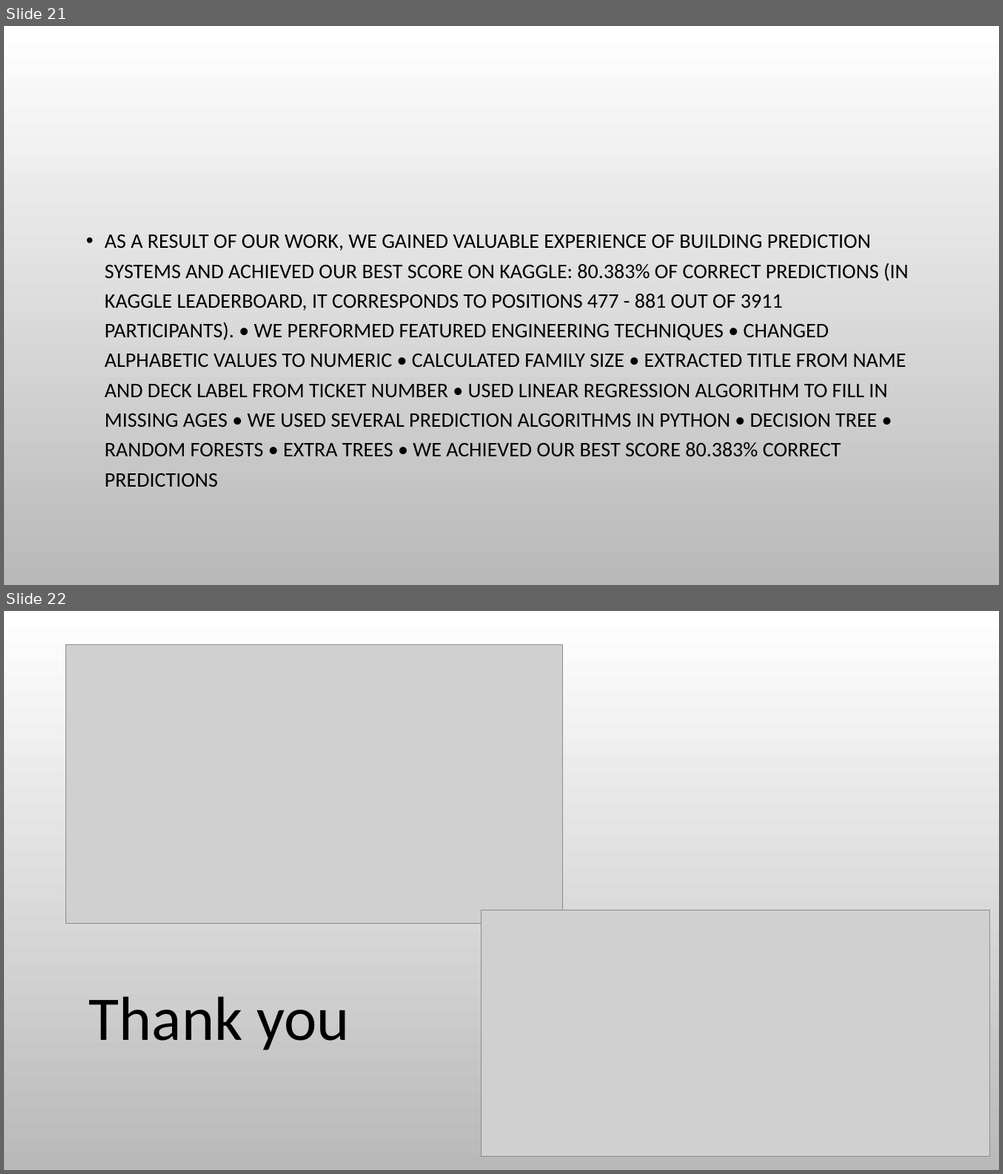
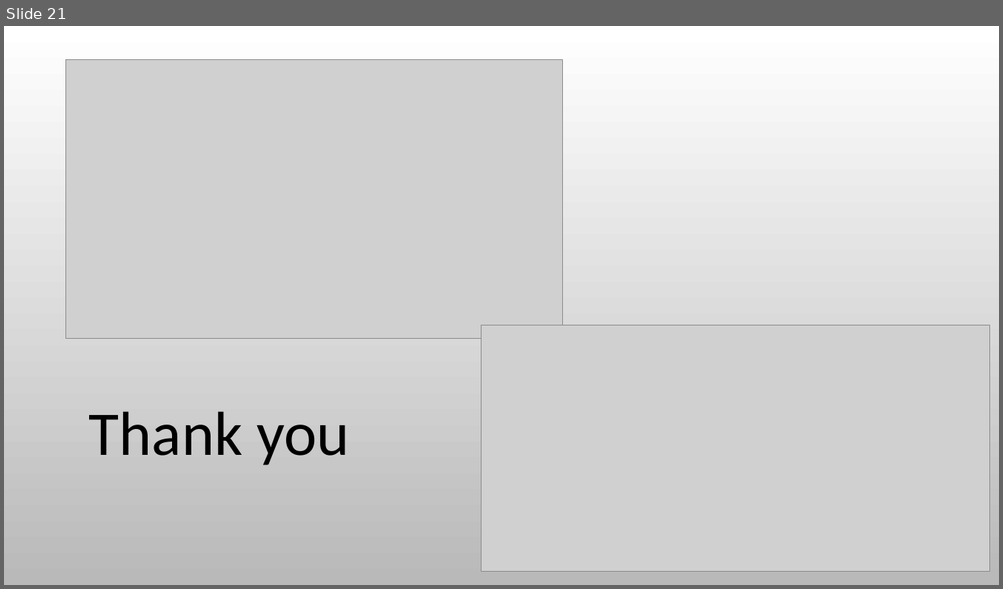
Before and after one commit to lesterstrouse/collab, a slide deck: PPT.pptx. Shown one above the other, each under a label of ours: slides 21 and 22 before the commit, slide 21 after it. The pictures are 1003x1174 and 1003x589 pixels, drawn with LibreOffice and Linux fonts; fonts in the diff are those of the drawing; grey boxes stand for pictures; background and template pictures are left out. Boxes give left, top, right and bottom in pixels: in the first picture for what was removed or moved away, otherwise in the second. Text is boxed around its words. In the diff, an @@ line names an element or a change of style, - is before the commit and + after.

```diff
--- a/PPT.pptx
+++ b/PPT.pptx
@@ slide 21 removed at (4, 26, 999, 585), background picture (left out) @@
@@ text removed at (105, 235, 908, 487) @@
-• AS A RESULT OF OUR WORK, WE GAINED VALUABLE EXPERIENCE OF BUILDING PREDICTION SYSTEMS AND ACHIEVED OUR BEST SCORE ON KAGGLE: 80.383% OF CORRECT PREDICTIONS (IN KAGGLE LEADERBOARD, IT CORRESPONDS TO POSITIONS 477 - 881 OUT OF 3911 PARTICIPANTS). • WE PERFORMED FEATURED ENGINEERING TECHNIQUES • CHANGED ALPHABETIC VALUES TO NUMERIC • CALCULATED FAMILY SIZE • EXTRACTED TITLE FROM NAME AND DECK LABEL FROM TICKET NUMBER • USED LINEAR REGRESSION ALGORITHM TO FILL IN MISSING AGES • WE USED SEVERAL PREDICTION ALGORITHMS IN PYTHON • DECISION TREE • RANDOM FORESTS • EXTRA TREES • WE ACHIEVED OUR BEST SCORE 80.383% CORRECT PREDICTIONS
@@ what was slide 22 is now slide 21 @@
```
Also in this commit, not shown: 17 slides changed.
